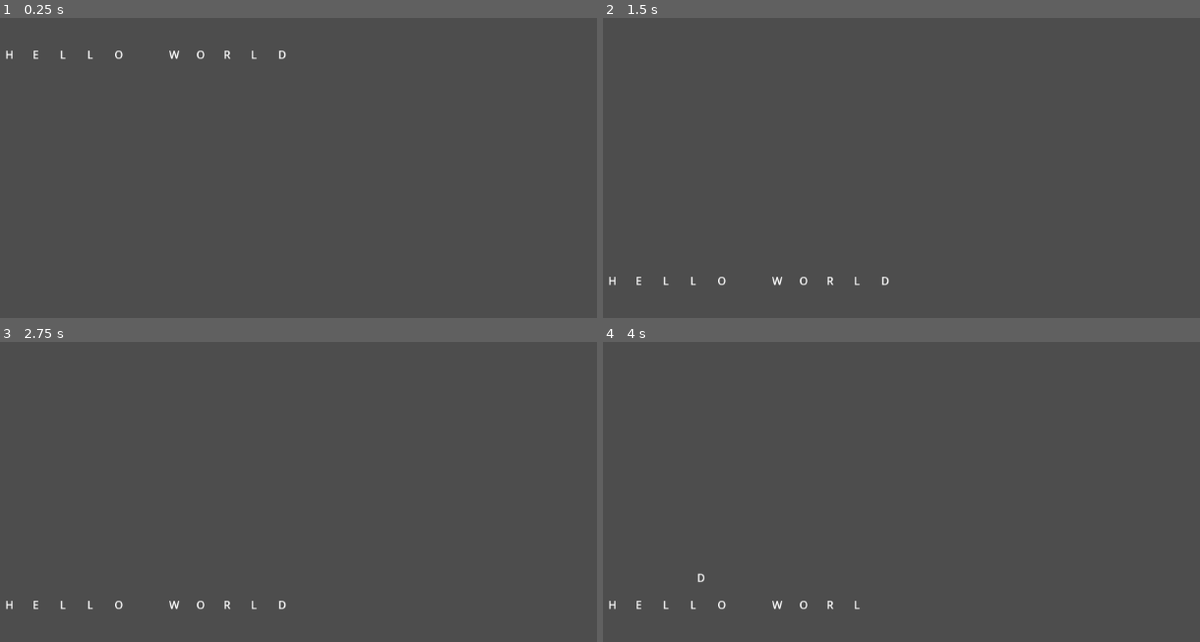
Above: before the commit, frames 1-4 (two rows, left to right).
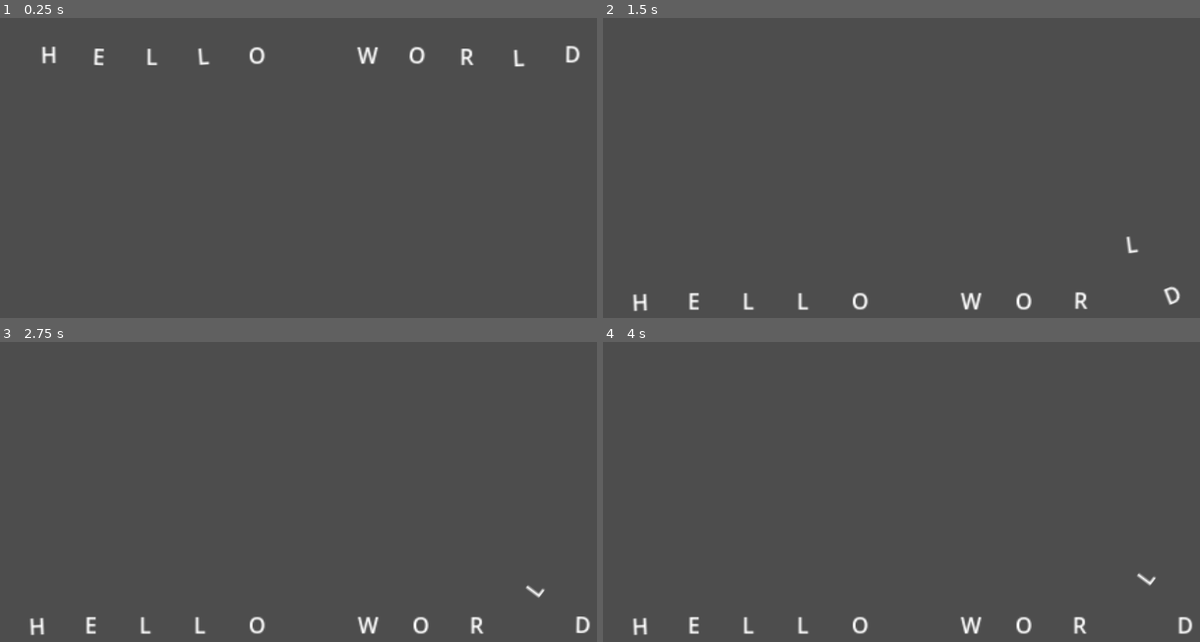
Above: after the commit, the same moments.

Repository: CharaPuffy/Simple-Scene-with-a-moving-node
Game: Godot game, scene res://helloworld.tscn
The game is run twice, just before and just after one commit, with the same random seed, the same clock (stepped at 60 frames per second) and the same inputs.
Inputs (mouse positions are in pixels of both pictures, inside the frame that each line leads up to):
- Up to frame 1 (0.25 s): no input
- Up to frame 2 (1.5 s): move the mouse to (1110, 165) at 0.52 s; click (1110, 165) at 0.67 s; drag from (782, 210) to (901, 276) at 1.27 s
- Up to frame 3 (2.75 s): move the mouse to (417, 414) at 2.02 s; click (417, 414) at 2.17 s
- Up to frame 4 (4 s): tap Enter at 2.75 s; drag from (901, 600) to (704, 444) at 2.77 s; move the mouse to (1176, 576) at 3.52 s; click (1176, 576) at 3.67 s

The runs differ from the first frame. In frame 1, 1.1% of the frame differs, in the area x 0-98%, y 9-17%; in frame 2, 1.1%, in the area x 0-97%, y 72-98%; in frame 3, 1.1%; in frame 4, 1.1%.

Commit message:
updated font size and physics

Diff:
--- a/helloworld.gd
+++ b/helloworld.gd
@@ -3,33 +3,48 @@
 var dragged_body: RigidBody2D = null
 
 func _ready():
-	# Create a floor
+	# Get viewport size
+	var viewport_size = get_viewport_rect().size
+
+	# Create a floor centered horizontally near the bottom
 	var floor_body = StaticBody2D.new()
 	var floor_shape = CollisionShape2D.new()
 	floor_shape.shape = RectangleShape2D.new()
 	floor_shape.shape.extents = Vector2(400, 20)  # width, height
-	floor_body.position = Vector2(400, 500)       # place near bottom
+	floor_body.position = Vector2(viewport_size.x / 2.0, viewport_size.y - 100)
 	floor_body.add_child(floor_shape)
 	add_child(floor_body)
 
+	# Text and spacing
+	var text = "HELLO WORLD"
+	var letter_spacing = 60   # spacing between letters
+
+	# Calculate total width of all letters
+	var total_width = text.length() * letter_spacing
+
+	# Get viewport center
+	var center_x = viewport_size.x / 2.0
+	var start_x = center_x - total_width / 2.0
+
 	# Generate letters
-	var text = "HELLO WORLD"
-	var x = 100
+	var x = start_x
 	for c in text:
 		var letter = RigidBody2D.new()
 		var shape = CollisionShape2D.new()
 		shape.shape = RectangleShape2D.new()
-		shape.shape.extents = Vector2(20, 20)      # simple box collider
+		shape.shape.extents = Vector2(40, 40)      # bigger collider for bigger letters
 		letter.add_child(shape)
 
 		var label = Label.new()
 		label.text = str(c)
-		label.position = Vector2(-10, -10)         # center text
+		label.scale = Vector2(2, 2)                # make letters bigger
+		label.position = Vector2(-20, -20)         # center text relative to collider
 		letter.add_child(label)
 
+		# Position letters horizontally centered
 		letter.position = Vector2(x, 100)
 		add_child(letter)
-		x += 40
+		x += letter_spacing
 
 func _input(event):
 	if event is InputEventMouseButton:
@@ -48,7 +63,10 @@
 				dragged_body.angular_velocity = 0
 				dragged_body.gravity_scale = 0
 		elif not event.pressed and event.button_index == MOUSE_BUTTON_LEFT and dragged_body:
+			# Restore gravity
 			dragged_body.gravity_scale = 1
+			# Add bounce impulse when releasing
+			dragged_body.apply_impulse(Vector2(randf_range(-100, 100), -200))
 			dragged_body = null
 
 	elif event is InputEventMouseMotion and dragged_body:
